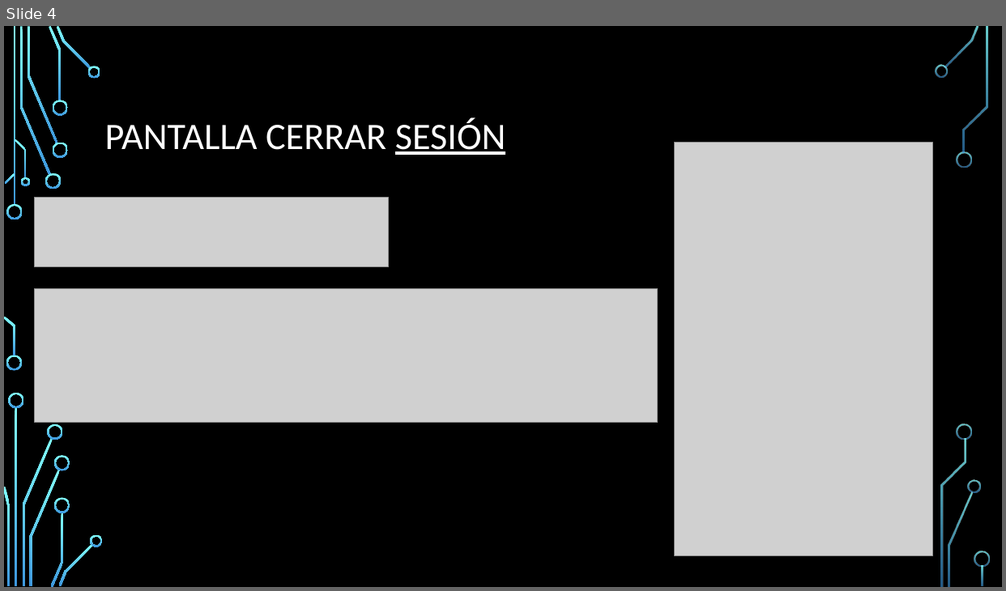
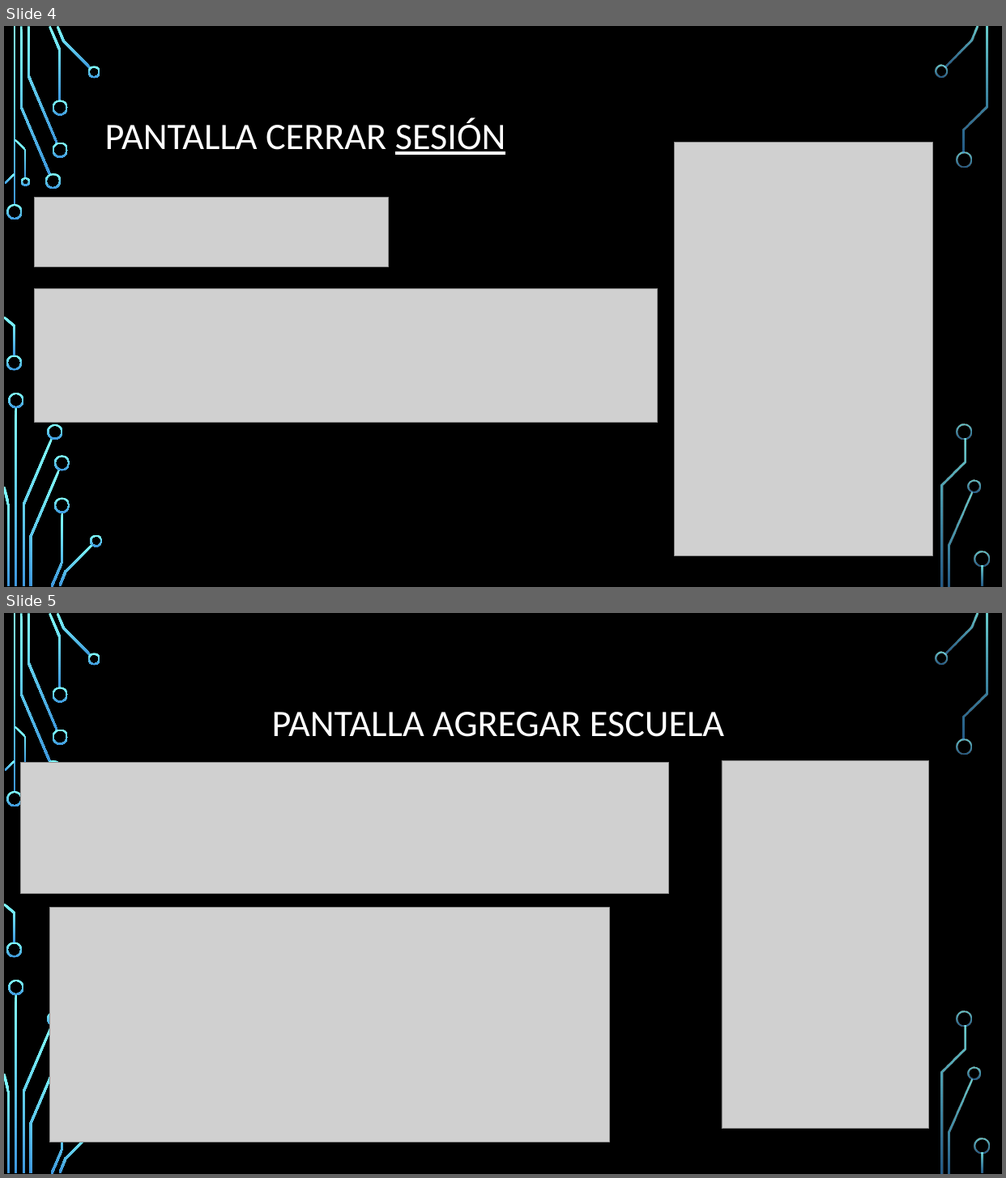
Before and after one commit to MauryBenavidez/School-maps, a slide deck: Presentacion School Maps/SchoolMapsPresentacion.pptx. Shown one above the other, each under a label of ours: slide 4 before the commit, slides 4 and 5 after it. The pictures are 1006x591 and 1006x1178 pixels, drawn with LibreOffice and Linux fonts; fonts in the diff are those of the drawing; grey boxes stand for pictures; background and template pictures are left out. Boxes give left, top, right and bottom in pixels: in the first picture for what was removed or moved away, otherwise in the second. Text is boxed around its words. In the diff, an @@ line names an element or a change of style, - is before the commit and + after.

```diff
--- a/Presentacion School Maps/SchoolMapsPresentacion.pptx
+++ b/Presentacion School Maps/SchoolMapsPresentacion.pptx
@@ slide 5 added at <box>4,613,1002,1174</box>, background picture (left out); not listed: 33 template elements that a slide beside it also shows @@
@@ title added at <box>272,712,724,737</box>, 36 pt, text #FFFFFF @@
+PANTALLA AGREGAR ESCUELA
@@ picture added at <box>20,763,670,894</box> @@
@@ picture added at <box>722,760,929,1129</box> @@
@@ picture added at <box>49,907,610,1143</box> @@
```
Also in this commit, not shown: 3 other slides added, 4 other files.
